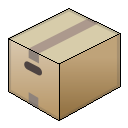
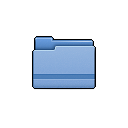
Comparing the layer stacks of the two 128x128 images. Changes:
added group "locationGroup" with 2 layers above "packageGroup" over box(32, 36, 96, 90)
added layer "locationOutline" in group "locationGroup" over box(32, 36, 96, 89)
added layer "location" in group "locationGroup" over box(33, 37, 96, 90)
hid group "packageGroup" (2 layers) over box(8, 8, 121, 122)
